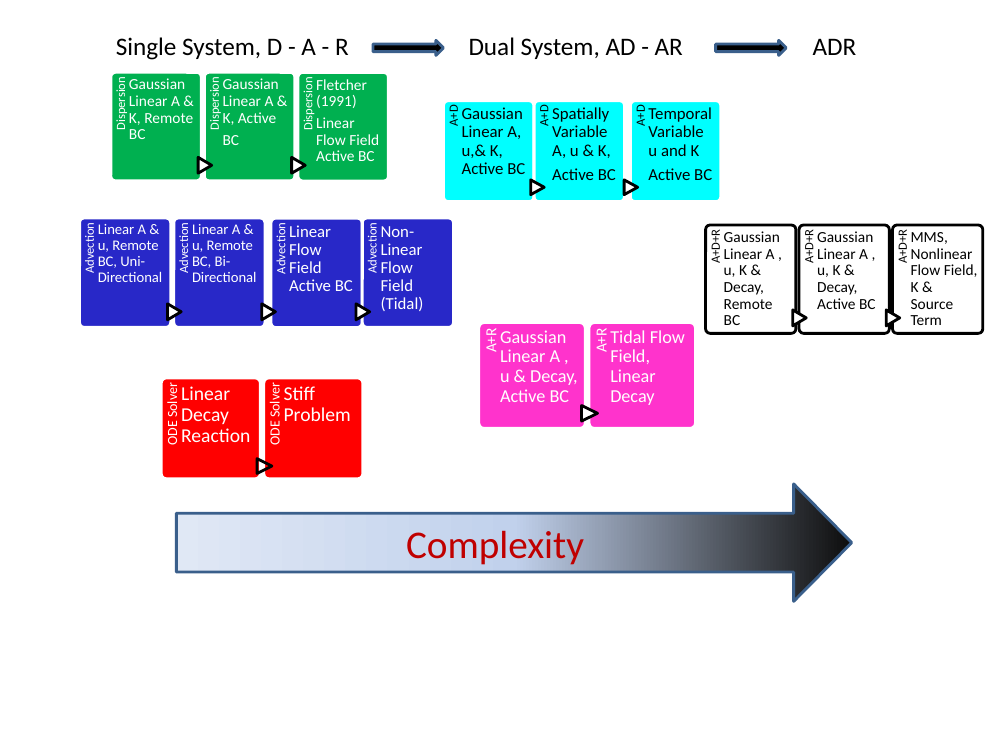
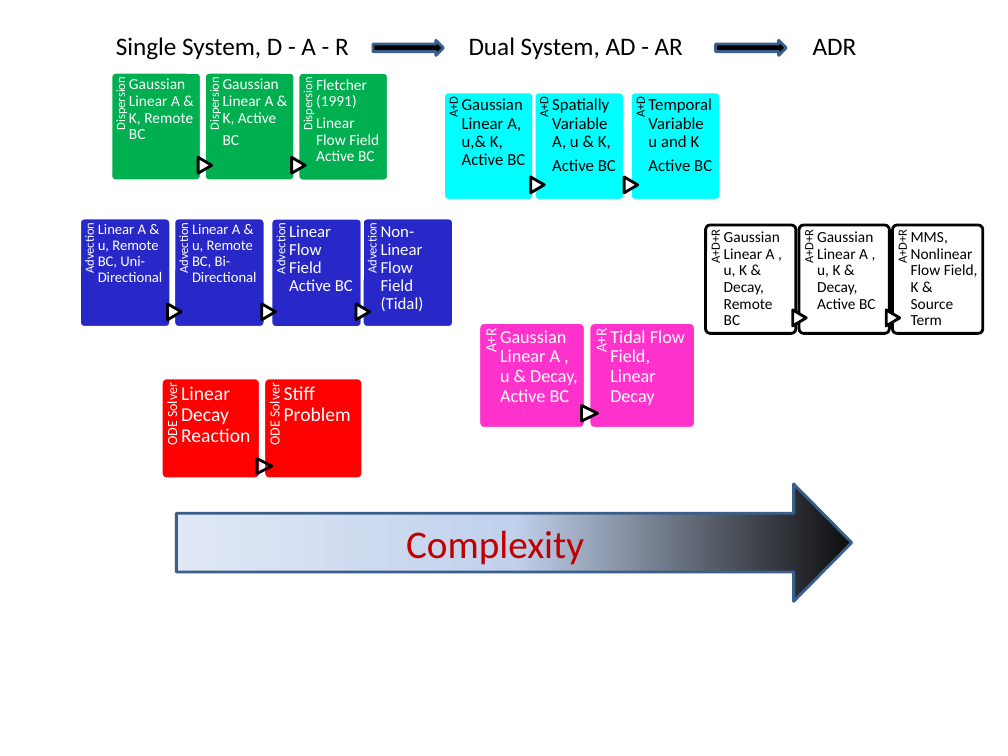
Before and after one commit to dwr-psandhu/dsm2-stm, a slide deck: slide 1 of stm/documents/EWRI_2011/full_test_package_ADR.pptx. Drawn at 1008x756 pixels with LibreOffice and Linux fonts; fonts in the diff are those of the drawing. Boxes give left, top, right and bottom in pixels: in the first picture for what was removed or moved away, otherwise in the second. Text is boxed around its words. In the diff, an @@ line names an element or a change of style, - is before the commit and + after.

```diff
--- a/stm/documents/EWRI_2011/full_test_package_ADR.pptx
+++ b/stm/documents/EWRI_2011/full_test_package_ADR.pptx
@@ text "A+D": place and size @@
-text "A+D" at (446, 107, 461, 126)
+text "A+D" at (446, 98, 461, 117)
@@ rounded rectangle: place and size @@
-rounded rectangle at (444, 101, 534, 202)
+rounded rectangle at (444, 92, 534, 200)
@@ text "Gaussian Linear A, u,& K, ...": place and size @@
-text "Gaussian Linear A, u,& K, ..." at (462, 107, 525, 174)
+text "Gaussian Linear A, u,& K, ..." at (462, 98, 525, 165)
@@ text "A+D": place and size @@
-text "A+D" at (536, 107, 551, 126)
+text "A+D" at (536, 98, 551, 117)
@@ rounded rectangle: place and size @@
-rounded rectangle at (534, 101, 625, 202)
+rounded rectangle at (534, 92, 625, 200)
@@ text "Spatially Variable A, u & ...": place and size @@
-text "Spatially Variable A, u & ..." at (552, 107, 616, 180)
+text "Spatially Variable A, u & ..." at (552, 98, 616, 171)
@@ text "A+D": place and size @@
-text "A+D" at (633, 107, 648, 126)
+text "A+D" at (633, 98, 648, 117)
@@ rounded rectangle: place and size @@
-rounded rectangle at (630, 101, 721, 202)
+rounded rectangle at (630, 92, 721, 200)
@@ text "Temporal Variable u and K": place and size @@
-text "Temporal Variable u and K" at (648, 107, 712, 180)
+text "Temporal Variable u and K" at (648, 98, 712, 171)
```
